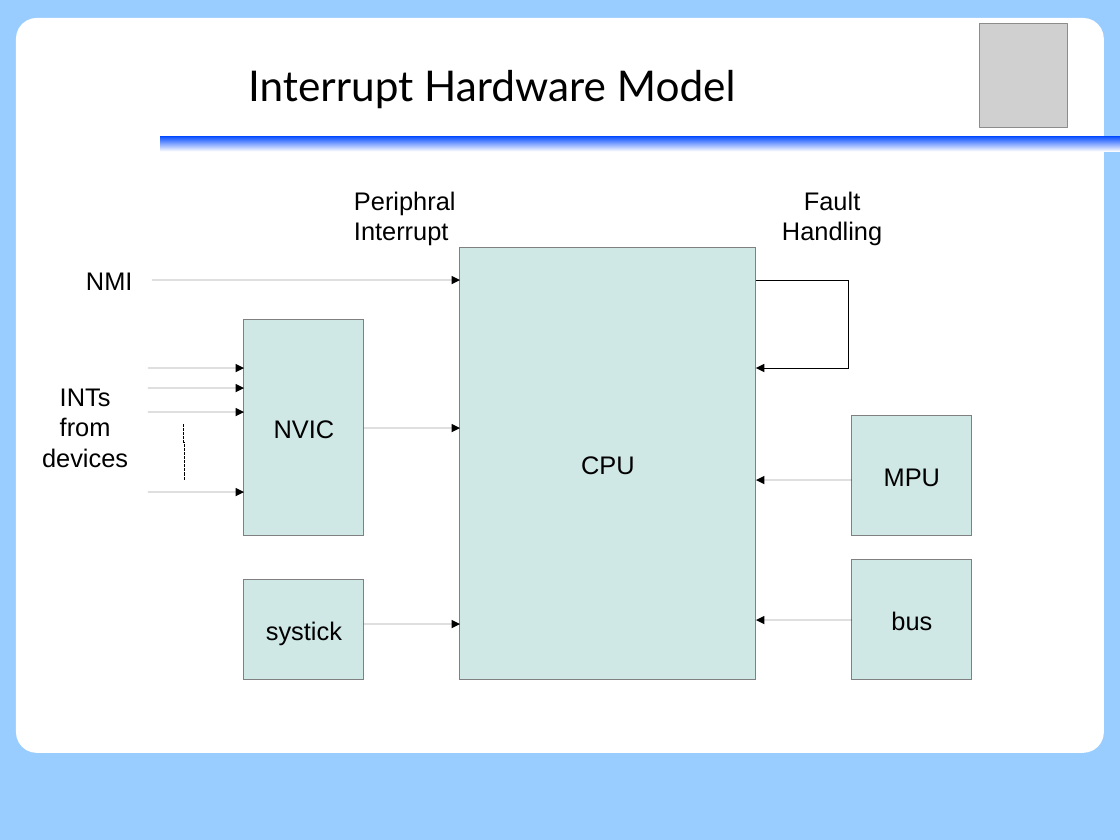
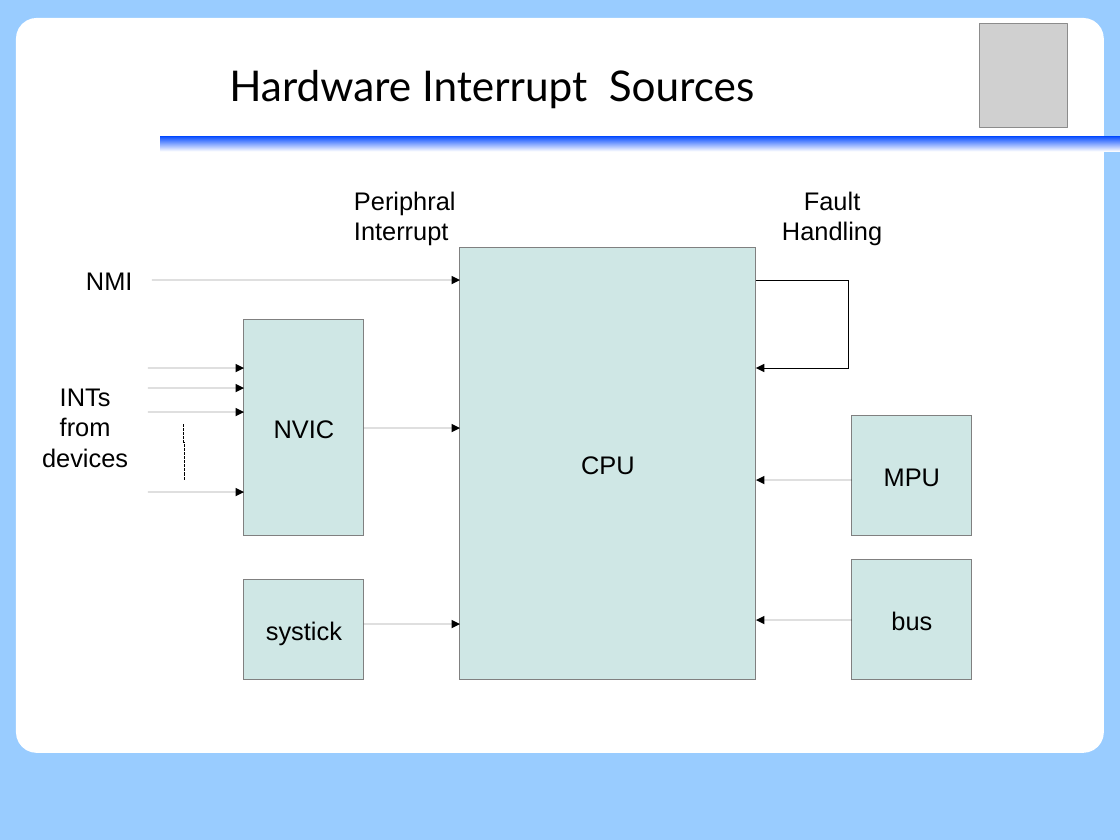
Before and after one commit to vh21/documents, a slide deck: slide 12 of ukernel/f9-microkernel-mcu-integration.odp (slide 6 before the commit). Drawn at 1120x840 pixels with LibreOffice and Linux fonts; fonts in the diff are those of the drawing; grey boxes stand for pictures. Boxes give left, top, right and bottom in pixels: in the first picture for what was removed or moved away, otherwise in the second. Text is boxed around its words. In the diff, an @@ line names an element or a change of style, - is before the commit and + after.

```diff
--- a/ukernel/f9-microkernel-mcu-integration.odp
+++ b/ukernel/f9-microkernel-mcu-integration.odp
@@ title at box(229, 69, 754, 109): text changed @@
-Interrupt Hardware Model
+Hardware Interrupt Sources
```
Also in this commit, not shown: 7 other slides changed, 7 slides added, 3 slides removed.
